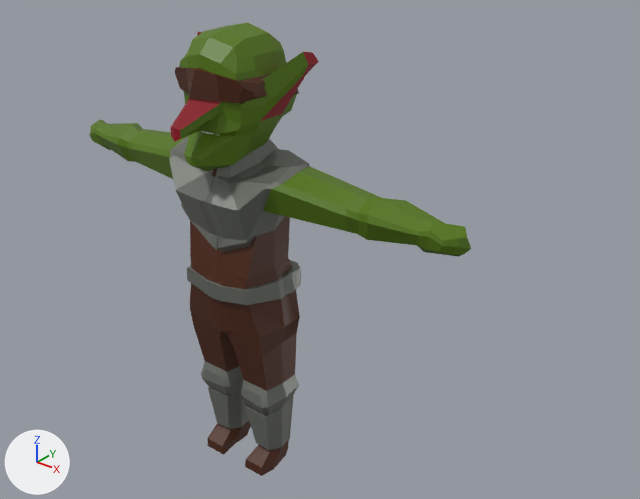
Renders of the FBX model Stronghold/Assets/fbx/ENEMY/GoblinBoss.fbx from each side of a commit.
Both versions are drawn from a camera (50 mm lens) standing at (5.34, -5.5, 6.04) and looking at (0.58, 0.45, 2.35). Lighting does not change. The marker at lower left points along +X, +Y and +Z. Where no turn or scale is listed for an object, it has been applied to the vertices. Vertices at the same position are counted once.
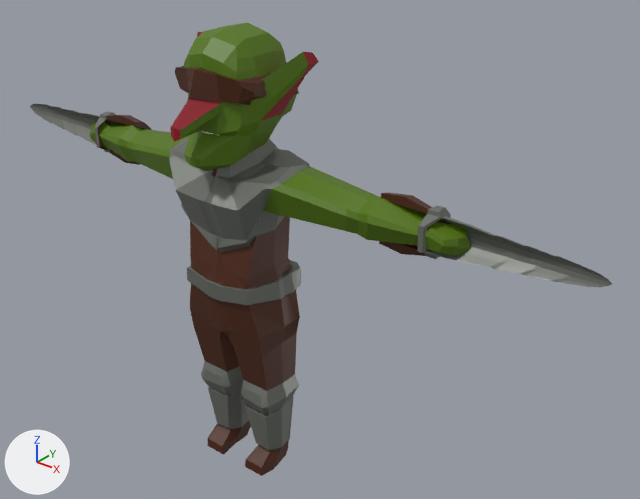
Changed parts and their boxes (x1, y1, x2, y2) in the pictures (640 x 499 px; the box of a moved part takes in the faces that stretch with it):
'клинок на руке', added
    after: (30, 104, 612, 287)
    faces in mat_guard (grey #747771): (30, 104, 612, 287)
    faces in mat_lather (brown #4c2208): (97, 115, 432, 256)
part 1 of me_cube_002, moved or reshaped
    before: (186, 29, 253, 74)
    after: (189, 29, 253, 74)
part 2 of me_cube_002, moved or reshaped
    before: (179, 53, 189, 104)
    after: (184, 40, 195, 101)

The change, as a list of edits to the scene's bpy script:
```text
Change me_cube_002:
    where me_cube_002.from_pydata(...)  # 152 vertices, 150 faces; spans x -0.652..0.652, y -0.778..0.4, z -0.455..0.738
    used by ob_cube; location = (0.0, 0.018, 3.717)
    me_cube_002 part 1: all 9 vertices in x -0.238..0.238, y -0.441..-0.276, z 0.401..0.692 are moved by (0.0, 0.031, 0.0)
    me_cube_002 part 2: all 3 vertices in x -0.345..-0.331, y -0.373..-0.322, z 0.153..0.447 are moved by (0.023, 0.03, 0.0)
Add me_cylinder:
    me_cylinder.from_pydata(...)  # 408 vertices, 408 faces; spans x -1.44..5.5, y -0.17..0.21, z -0.26..0.26
    # faces by material slot: [74, 334]
    me_cylinder.materials.append(mat_lather)  # brown #4c2208
    me_cylinder.materials.append(mat_guard)  # grey #747771
Add ob_клинок_на_руке:
    ob_клинок_на_руке = bpy.data.objects.new('клинок на руке', me_cylinder)
    ob_клинок_на_руке.location = (-2.028, 0.125, 3.054)
```
